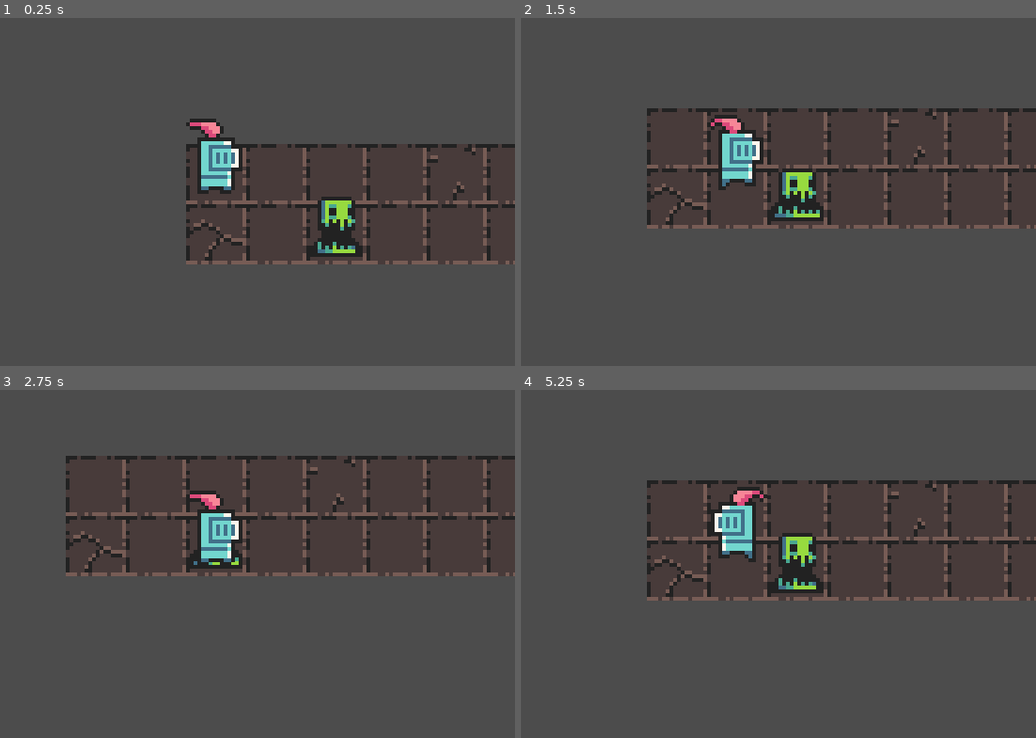
Above: before the commit, frames 1-4 (two rows, left to right).
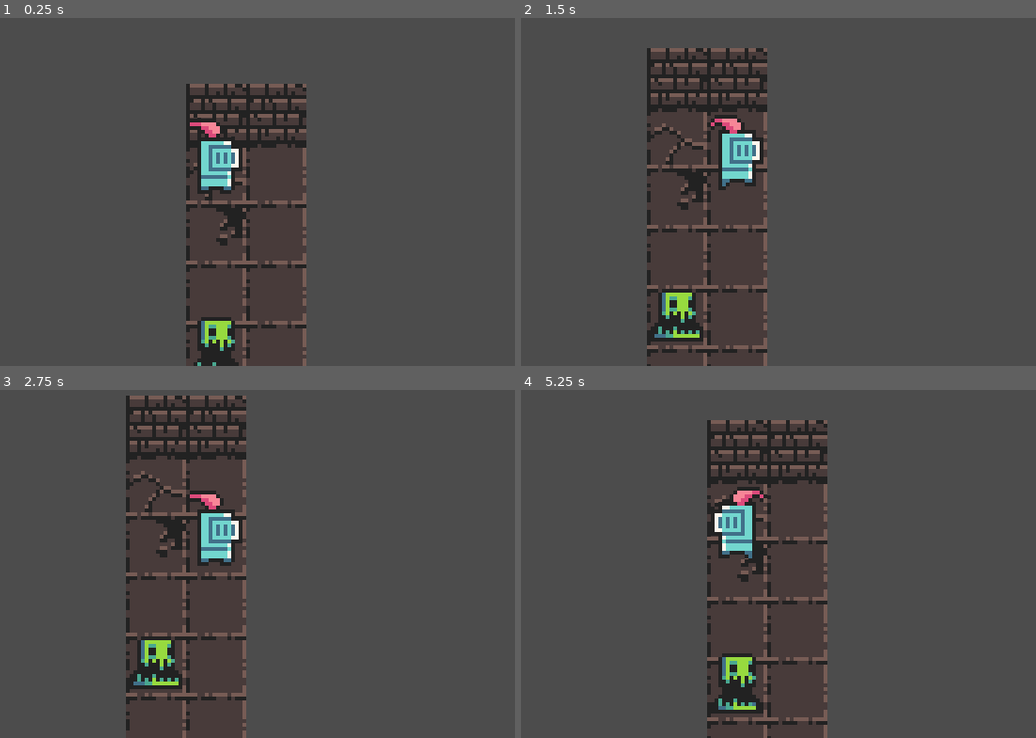
Above: after the commit, the same moments.

Repository: OliJeffery/Seven-Day-Roguelike
Game: Godot game, scene res://World.tscn
Two runs of this game, one before a commit and one after it. Both use one fixed random seed, a clock stepped at 60 frames per second and the inputs below.
Inputs:
- Up to frame 1 (0.25 s): no input
- Up to frame 2 (1.5 s): hold D (ui_right) 0.53-1.28 s; hold S (ui_down) from 1.28 s (still down)
- Up to frame 3 (2.75 s): tap Enter at 2 s; release S (ui_down) at 2.03 s; hold D (ui_right) from 2.03 s (still down)
- Up to frame 4 (5.25 s): release D (ui_right) at 2.78 s; hold W (ui_up) 2.78-3.53 s; hold A (ui_left) 3.53-5.03 s; hold S (ui_down) from 5.03 s (still down)

The runs differ from the first frame. In frame 1, 8.6% of the frame differs, in the area x 36-100%, y 18-100%; in frame 2, 11%, in the area x 24-100%, y 8-100%; in frame 3, 10%; in frame 4, 10%.

Commit message:
Vertical walls

Diff:
--- a/RoomGenerator.gd
+++ b/RoomGenerator.gd
@@ -12,7 +12,7 @@
 
 func _ready():
 	rng.randomize()
-	room = get_node("TileMap")
+	room = get_node("Floor")
 	area = room.width * room.height
 	number_of_monsters = floor(area * monster_ratio)
 	spawn_monsters()
--- a/RoomGenerator.tscn
+++ b/RoomGenerator.tscn
@@ -1,14 +1,52 @@
-[gd_scene load_steps=4 format=2]
+[gd_scene load_steps=7 format=2]
 
 [ext_resource path="res://RoomGenerator.gd" type="Script" id=1]
 [ext_resource path="res://TileMap.gd" type="Script" id=2]
 [ext_resource path="res://Floor.tres" type="TileSet" id=3]
+[ext_resource path="res://assets/walls.png" type="Texture" id=4]
+[ext_resource path="res://Vertical walls.gd" type="Script" id=5]
+
+[sub_resource type="TileSet" id=1]
+1/name = "walls.png 1"
+1/texture = ExtResource( 4 )
+1/tex_offset = Vector2( 0, 0 )
+1/modulate = Color( 1, 1, 1, 1 )
+1/region = Rect2( 0, 0, 16, 16 )
+1/tile_mode = 0
+1/occluder_offset = Vector2( 0, 0 )
+1/navigation_offset = Vector2( 0, 0 )
+1/shape_offset = Vector2( 0, 0 )
+1/shape_transform = Transform2D( 1, 0, 0, 1, 0, 0 )
+1/shape_one_way = false
+1/shape_one_way_margin = 0.0
+1/shapes = [  ]
+1/z_index = 0
+2/name = "walls.png 2"
+2/texture = ExtResource( 4 )
+2/tex_offset = Vector2( 0, 0 )
+2/modulate = Color( 1, 1, 1, 1 )
+2/region = Rect2( 16, 0, 16, 16 )
+2/tile_mode = 0
+2/occluder_offset = Vector2( 0, 0 )
+2/navigation_offset = Vector2( 0, 0 )
+2/shape_offset = Vector2( 0, 0 )
+2/shape_transform = Transform2D( 1, 0, 0, 1, 0, 0 )
+2/shape_one_way = false
+2/shape_one_way_margin = 0.0
+2/shapes = [  ]
+2/z_index = 0
 
 [node name="RoomGenerator" type="Node2D"]
 script = ExtResource( 1 )
 
-[node name="TileMap" type="TileMap" parent="."]
+[node name="Floor" type="TileMap" parent="."]
 tile_set = ExtResource( 3 )
 cell_size = Vector2( 16, 16 )
 format = 1
 script = ExtResource( 2 )
+
+[node name="Vertical walls" type="TileMap" parent="."]
+tile_set = SubResource( 1 )
+cell_size = Vector2( 16, 16 )
+format = 1
+script = ExtResource( 5 )
--- a/TileMap.gd
+++ b/TileMap.gd
@@ -15,20 +15,29 @@
 	max_odd_tiles = (width*height)*.1
 	for x in range(width):
 		for y in range(height):
-			set_cell(x, y, tile())
+			set_cell(x, y, random_tile())
 
-func tile():
+func random_tile():
 	var rand = rng.randi_range(1, 100)
 	if odd_tiles < max_odd_tiles:
-		if rand == 1:
+		if rand < 5:
+			odd_tiles+=1
+			return 1
+		if rand < 10:
+			odd_tiles+=1
+			return 2
+		if rand < 15:
 			odd_tiles+=1
 			return 3
-		if rand < 10:
-			odd_tiles+=1
-			return 1
 		if rand < 20:
 			odd_tiles+=1
-			return 2
+			return 4
+		if rand < 25:
+			odd_tiles+=1
+			return 5
+		if rand < 30:
+			odd_tiles+=1
+			return 6
 	return 0
 
 func get_room_size():
--- /dev/null
+++ b/Vertical walls.gd
@@ -0,0 +1,13 @@
+extends TileMap
+
+var room
+var grid_size
+
+func _ready():
+	room = get_parent().get_node("Floor")
+	print(room.width)
+	print(room.height)
+	grid_size = get_parent().grid_size
+	for x in range(room.width):
+		set_cell(x, -1, 1)
+		set_cell(x, room.height, 1)
--- /dev/null
+++ b/Walls.tres
@@ -0,0 +1,54 @@
+[gd_resource type="TileSet" load_steps=2 format=2]
+
+[ext_resource path="res://assets/walls.png" type="Texture" id=1]
+
+[resource]
+1/name = "walls.png 1"
+1/texture = ExtResource( 1 )
+1/tex_offset = Vector2( 0, 0 )
+1/modulate = Color( 1, 1, 1, 1 )
+1/region = Rect2( 18, 39, 0, 2 )
+1/tile_mode = 2
+1/autotile/icon_coordinate = Vector2( 0, 0 )
+1/autotile/tile_size = Vector2( 8, 26 )
+1/autotile/spacing = 0
+1/autotile/occluder_map = [  ]
+1/autotile/navpoly_map = [  ]
+1/autotile/priority_map = [  ]
+1/autotile/z_index_map = [  ]
+1/occluder_offset = Vector2( 0, 0 )
+1/navigation_offset = Vector2( 0, 0 )
+1/shape_offset = Vector2( 0, 0 )
+1/shape_transform = Transform2D( 1, 0, 0, 1, 0, 0 )
+1/shape_one_way = false
+1/shape_one_way_margin = 0.0
+1/shapes = [  ]
+1/z_index = 0
+2/name = "walls.png 2"
+2/texture = ExtResource( 1 )
+2/tex_offset = Vector2( 0, 0 )
+2/modulate = Color( 1, 1, 1, 1 )
+2/region = Rect2( 0, 0, 5, 22 )
+2/tile_mode = 0
+2/occluder_offset = Vector2( 0, 0 )
+2/navigation_offset = Vector2( 0, 0 )
+2/shape_offset = Vector2( 0, 0 )
+2/shape_transform = Transform2D( 1, 0, 0, 1, 0, 0 )
+2/shape_one_way = false
+2/shape_one_way_margin = 0.0
+2/shapes = [  ]
+2/z_index = 0
+3/name = "walls.png 3"
+3/texture = ExtResource( 1 )
+3/tex_offset = Vector2( 0, 0 )
+3/modulate = Color( 1, 1, 1, 1 )
+3/region = Rect2( 5, 0, 23, 22 )
+3/tile_mode = 0
+3/occluder_offset = Vector2( 0, 0 )
+3/navigation_offset = Vector2( 0, 0 )
+3/shape_offset = Vector2( 0, 0 )
+3/shape_transform = Transform2D( 1, 0, 0, 1, 0, 0 )
+3/shape_one_way = false
+3/shape_one_way_margin = 0.0
+3/shapes = [  ]
+3/z_index = 0
--- a/World.gd
+++ b/World.gd
@@ -13,7 +13,7 @@
 	#starting_room.height=6
 	add_child(starting_room)
 
-	var tilemap = starting_room.get_node('TileMap')
+	var tilemap = starting_room.get_node('Floor')
 	var room_height = tilemap.height * grid_size
 	var room_width = tilemap.width * grid_size
 	var room_area = Vector2(room_width, room_height)
Binary file added: assets/walls.png
